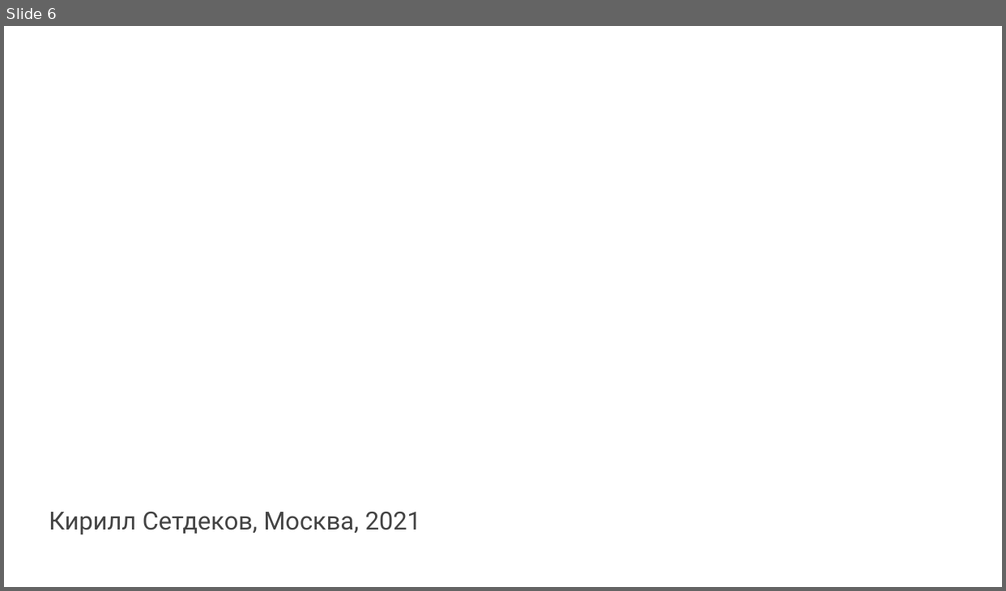
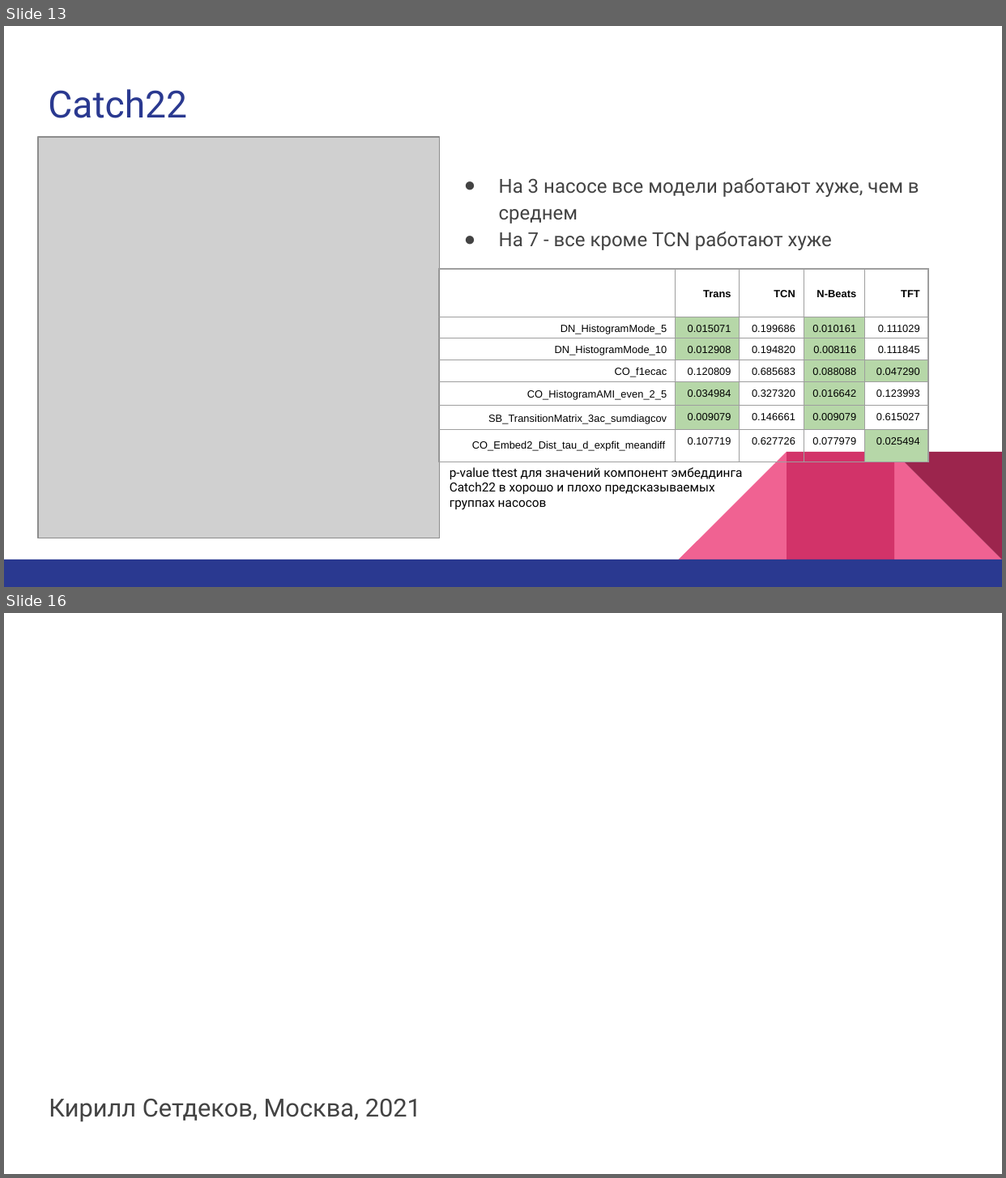
Before and after one commit to ksetdekov/ts_transformers, a slide deck: text/Предзащита.pptx. Shown one above the other, each under a label of ours: slide 6 before the commit, slides 13 and 16 after it; the slides between them are not shown. The pictures are 1006x591 and 1006x1178 pixels, drawn with LibreOffice and Linux fonts; fonts in the diff are those of the drawing; grey boxes stand for pictures. Boxes give left, top, right and bottom in pixels: in the first picture for what was removed or moved away, otherwise in the second. Text is boxed around its words. In the diff, an @@ line names an element or a change of style, - is before the commit and + after.

```diff
--- a/text/Предзащита.pptx
+++ b/text/Предзащита.pptx
@@ slide 13 added at (4,26,1002,587), background #FFFFFF @@
@@ title added at (48,89,187,118), 27 pt, text #2A3990 @@
+Catch22
@@ picture added at (38,137,439,538) @@
@@ text added at (499,178,919,250), 14 pt, text #434343 @@
+● На 3 насосе все модели работают хуже, чем в среднем
+● На 7 - все кроме TCN работают хуже
@@ table added at (439,270,928,587), 7 rows, 5 columns @@
+ | Trans | TCN | N-Beats | TFT
+DN_HistogramMode_5 | 0.015071 | 0.199686 | 0.010161 | 0.111029
+DN_HistogramMode_10 | 0.012908 | 0.194820 | 0.008116 | 0.111845
+CO_f1ecac | 0.120809 | 0.685683 | 0.088088 | 0.047290
+CO_HistogramAMI_even_2_5 | 0.034984 | 0.327320 | 0.016642 | 0.123993
+SB_TransitionMatrix_3ac_sumdiagcov | 0.009079 | 0.146661 | 0.009079 | 0.615027
+CO_Embed2_Dist_tau_d_expfit_meandiff | 0.107719 | 0.627726 | 0.077979 | 0.025494
@@ text added at (450,467,743,510), 9 pt, text #000000 @@
+p-value ttest для значений компонент эмбеддинга Catch22 в хорошо и плохо предсказываемых группах насосов
@@ group added at (4,452,1002,587): 3 right triangles, 2 rectangles @@
@@ what was slide 6 is now slide 16 @@
```
Also in this commit, not shown: 1 slide changed, 12 other slides added, 3 slides removed, 14 other files.
